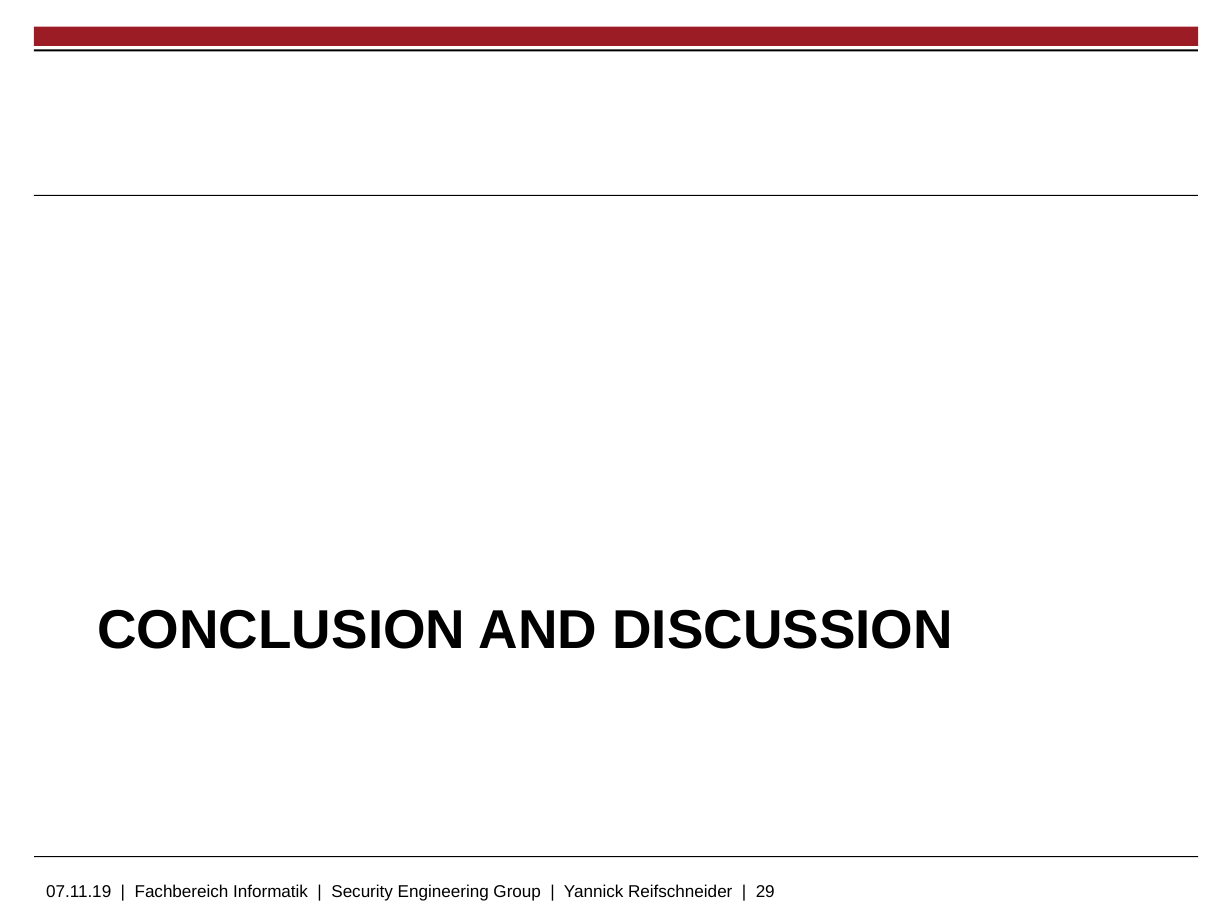
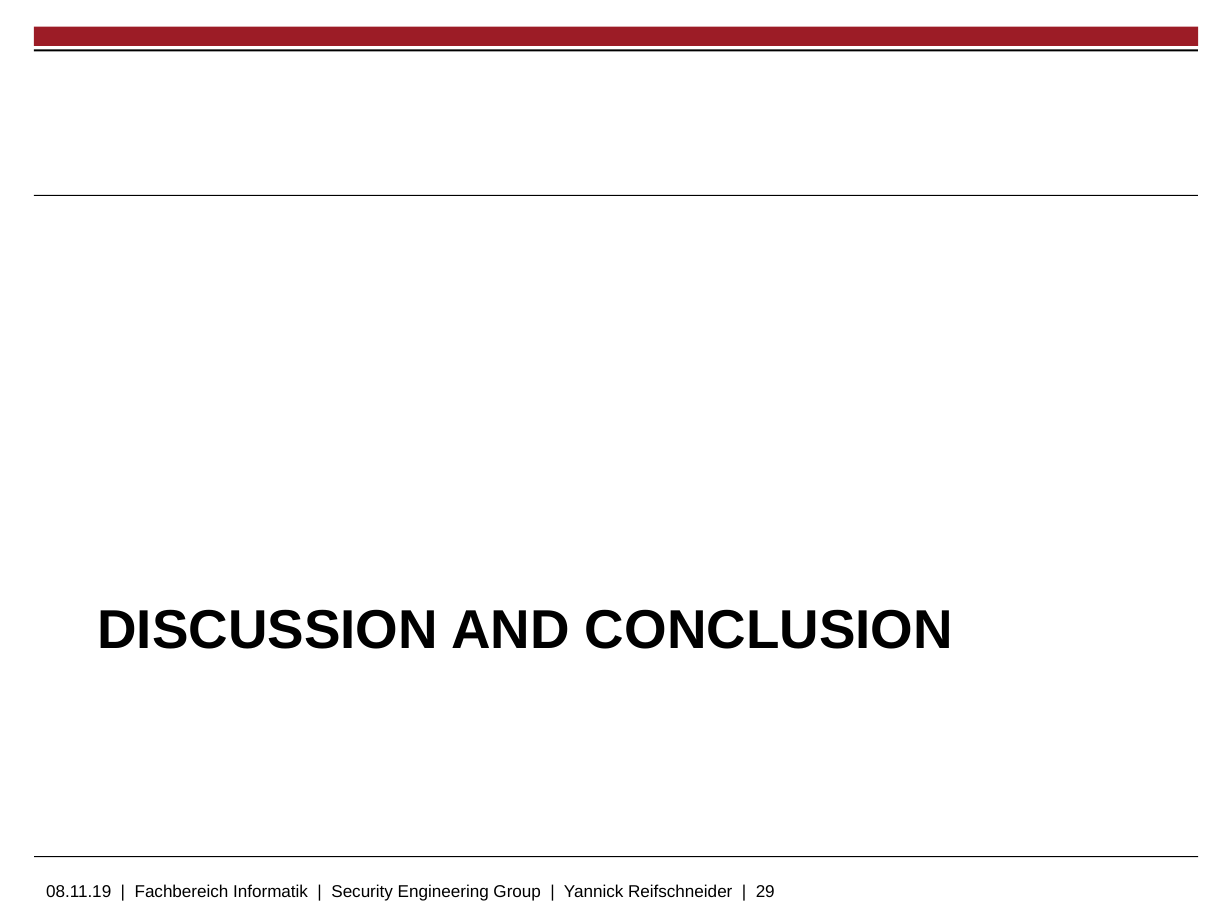
Before and after one commit to skidr0w/background-execution, a slide deck: slide 29 of thesis/slides.pptx. Drawn at 1232x924 pixels with LibreOffice and Linux fonts; fonts in the diff are those of the drawing; background and template pictures are left out. Boxes give left, top, right and bottom in pixels: in the first picture for what was removed or moved away, otherwise in the second. Text is boxed around its words. In the diff, an @@ line names an element or a change of style, - is before the commit and + after.

```diff
--- a/thesis/slides.pptx
+++ b/thesis/slides.pptx
@@ title at (x1=97, y1=609, x2=953, y2=649): text changed @@
-CONCLUSION AND DISCUSSION
+DISCUSSION AND CONCLUSION
@@ text at (x1=46, y1=884, x2=775, y2=901): text changed @@
-07.11.19 | Fachbereich Informatik | Security Engineering Group | Yannick Reifschneider | 29
+08.11.19 | Fachbereich Informatik | Security Engineering Group | Yannick Reifschneider | 29
```
Also in this commit, not shown: 17 other slides changed, 2 slides added, 3 slides removed.
